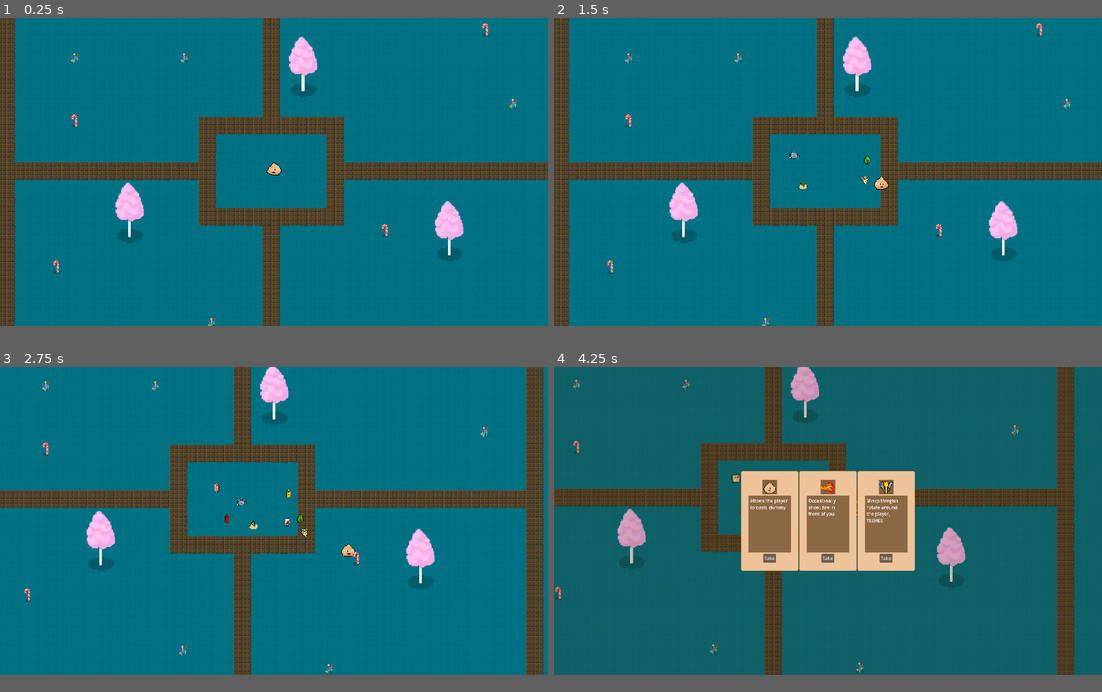
Above: before the commit, frames 1-4 (two rows, left to right).
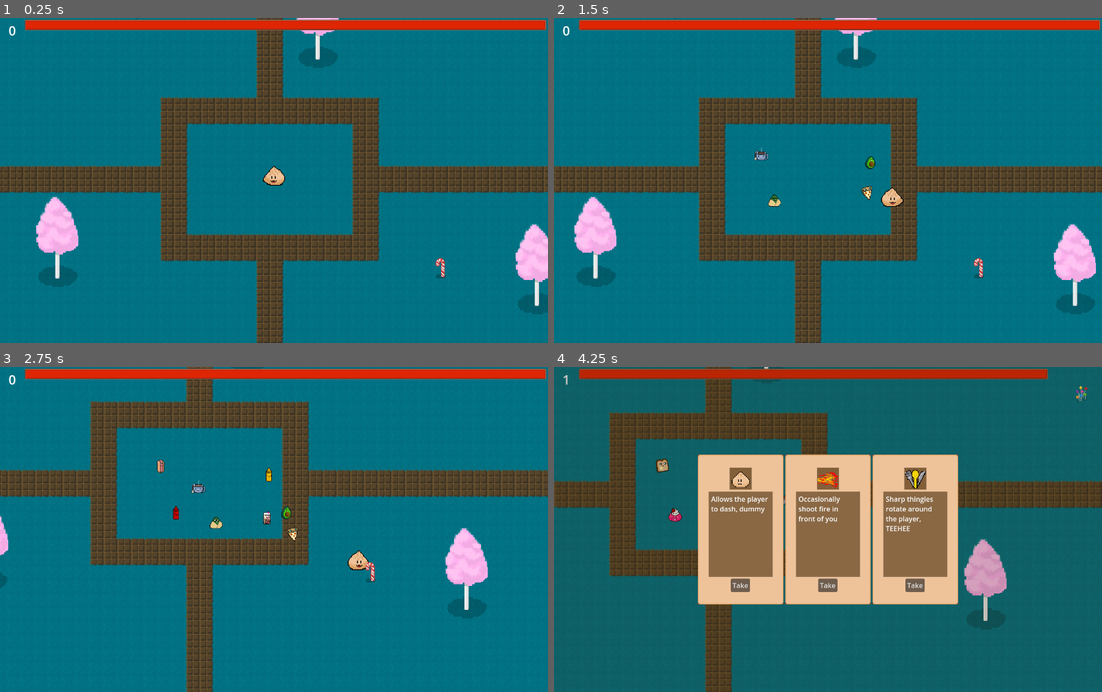
Above: after the commit, the same moments.

Repository: SteamedKoko/Gluttony
Game: Godot game, scene res://scenes/arena/arena.tscn
Two runs of this game, one before a commit and one after it. Both use one fixed random seed, a clock stepped at 60 frames per second and the inputs below.
Inputs:
- Up to frame 1 (0.25 s): no input
- Up to frame 2 (1.5 s): tap Enter at 0.5 s; hold F (right) 0.53-1.28 s; hold J (dash) 0.53-1.28 s; hold Down (down) from 1.28 s (still down); tap J (dash) at 1.35 s
- Up to frame 3 (2.75 s): release Down (down) at 2.03 s; hold F (right) from 2.03 s (still down); hold J (dash) from 2.03 s (still down)
- Up to frame 4 (4.25 s): release F (right) at 2.78 s; release J (dash) at 2.78 s; hold Up (up) 2.78-3.53 s; tap J (dash) at 2.85 s; hold S (left) from 3.53 s (still down); hold J (dash) from 3.53 s (still down)
In our replay, the window is 800x450 before the commit and 800x475 after it. These sizes can differ from the game's own. Grey fills any space a smaller window leaves; there, only what the larger window draws over its background counts as a difference.

The runs differ from the first frame. In frame 1, 28% of the frame differs, in the area x 0-100%, y 0-100%; in frame 2, 29%; in frame 3, 30%; in frame 4, 36%.

Commit message:
feat: health bar, level label, dash invulnerability

Diff:
--- a/components/health/health.gd
+++ b/components/health/health.gd
@@ -1,20 +1,25 @@
 class_name Health
 extends Node
 
-@export var max_health: float
+@export var max_health: int
 
-@onready var health: float = max_health
+@onready var current_max_health: int = max_health
+@onready var health: int = max_health
 
-signal health_delpleted()
+signal health_changed()
+signal health_depleted()
 
 
-func take_health(amount_to_decrease: float):
-	health = maxf(0, health - amount_to_decrease)
+func take_health(amount_to_decrease: int):
+	health = max(0, health - amount_to_decrease)
+	health_changed.emit()
 	if health == 0:
-		health_delpleted.emit()
+		health_depleted.emit()
 
 
-func take_max_health(amount_to_decrease: float):
-	max_health = maxf(1, max_health - amount_to_decrease)
-	if health > max_health:
-		health = max_health
+func take_max_health(amount_to_decrease: int):
+	current_max_health = max(1, current_max_health - amount_to_decrease)
+	if health > current_max_health:
+		health = current_max_health
+
+	health_changed.emit()
--- a/components/hurt_box/hurt_box.gd
+++ b/components/hurt_box/hurt_box.gd
@@ -9,7 +9,12 @@
 signal took_damage(dmg)
 signal got_knocked_back(knockback)
 
+var is_invul: bool = false
+
 func try_receive_damage(damage: float, knockback: float) -> bool:
+	if is_invul:
+		return false
+
 	health.take_health(damage)
 	took_damage.emit(damage)
 
@@ -20,6 +25,9 @@
 
 
 func try_receive_continuous_damage(damage: float, knockback: float, dmg_cooldown: float, key: String) -> bool:
+	if is_invul:
+		return false
+
 	if damage_source_dictionary.has(key):
 		return false
 
--- a/entities/damage_display/damage_display.gd
+++ b/entities/damage_display/damage_display.gd
@@ -1,12 +1,14 @@
 extends Node2D
+
+@export var damage_number_color: Color = '#FFF'
 
 var hurt_box: HurtBox
 
 func _ready() -> void:
-    hurt_box = get_parent().get_node("HurtBox")
-    hurt_box.took_damage.connect(spawn_damage)
+	hurt_box = get_parent().get_node("HurtBox")
+	hurt_box.took_damage.connect(spawn_damage)
 
 
-func spawn_damage(damage: float):
-    if(hurt_box):
-        DamageNumber.display_damage(damage, global_position)
+func spawn_damage(damage: int):
+	if(hurt_box):
+		DamageNumber.display_damage(damage, global_position, damage_number_color)
--- a/entities/monsters/base_monster.gd
+++ b/entities/monsters/base_monster.gd
@@ -1,15 +1,20 @@
 class_name BaseMonster
 extends CharacterBody2D
 
-@onready var player = get_tree().get_first_node_in_group("player")
-@onready var soft_collision = $SoftCollision
 
 @export var push_strength = 800
 @export var move_speed: float = 100
 @export var acceleration: float = 300
 
+@onready var player = get_tree().get_first_node_in_group("player")
+@onready var soft_collision = $SoftCollision
+@onready var health: Health = $Health
+
 var move_speed_mult = 4
 var _exp_value: float = 10
+
+func _ready() -> void:
+	health.health_depleted.connect(perish)
 
 func _physics_process(_delta: float) -> void:
 	move_monster(_delta)
--- a/entities/monsters/consumable_monster.tscn
+++ b/entities/monsters/consumable_monster.tscn
@@ -27,7 +27,7 @@
 
 [node name="Attack" parent="." instance=ExtResource("3_8t66q")]
 collision_mask = 8
-damage = 1.0
+damage = 5.0
 
 [node name="CollisionShape2D" type="CollisionShape2D" parent="Attack"]
 shape = SubResource("RectangleShape2D_8t66q")
@@ -41,7 +41,7 @@
 shape = SubResource("RectangleShape2D_8t66q")
 
 [node name="Health" parent="." instance=ExtResource("5_fcyur")]
-max_health = 50.0
+max_health = 50
 
 [node name="DamageDisplay" parent="." instance=ExtResource("6_te0qj")]
 position = Vector2(0, -30)
@@ -50,4 +50,3 @@
 
 [connection signal="dealt_damage" from="Attack" to="." method="_on_attack_dealt_damage"]
 [connection signal="got_knocked_back" from="HurtBox" to="Knockback" method="_on_hurt_box_got_knocked_back"]
-[connection signal="health_delpleted" from="Health" to="." method="_on_health_health_delpleted"]
--- a/entities/player/player.gd
+++ b/entities/player/player.gd
@@ -2,9 +2,8 @@
 extends CharacterBody2D
 
 @export var speed: float = 250
-@export var max_hp: float = 100
 @export var damage_modifier: float = 1
-@export var max_health_lost_per_level: float = 10
+@export var max_health_lost_per_level: int = 10
 
 @export var exp_per_level: float = 10
 @export var exp_scaling: float = 3
@@ -12,6 +11,7 @@
 
 @onready var sprite: AnimatedSprite2D = $AnimatedSprite2D
 @onready var health: Health = $Health
+@onready var hurt_box: HurtBox = $HurtBox
 
 enum state {
 	DASH,
@@ -28,7 +28,7 @@
 		if current_exp > next_level_experience:
 			level_up()
 
-var current_level: float = 0
+var current_level: int = 0
 var next_level_experience: float = 10
 
 var is_facing_left: bool = true
--- a/entities/player/player.tscn
+++ b/entities/player/player.tscn
@@ -51,7 +51,7 @@
 shape = SubResource("RectangleShape2D_abrql")
 
 [node name="Health" parent="." instance=ExtResource("4_bls4j")]
-max_health = 100.0
+max_health = 100
 
 [node name="AnimatedSprite2D" type="AnimatedSprite2D" parent="."]
 scale = Vector2(0.2, 0.2)
@@ -60,8 +60,7 @@
 
 [node name="DamageDisplay" parent="." instance=ExtResource("5_fkugw")]
 position = Vector2(0, -48.42)
+damage_number_color = Color(0.787735, 0.195361, 0.14193, 1)
 
 [node name="FirePosition" type="Node2D" parent="."]
 position = Vector2(-5, 4)
-
-[connection signal="health_delpleted" from="Health" to="." method="_on_health_health_delpleted"]
--- a/entities/skills/dash/dash.gd
+++ b/entities/skills/dash/dash.gd
@@ -19,7 +19,9 @@
 		var direction = Input.get_vector("left", "right", "up", "down").normalized()
 		player.velocity = direction * dash_velocity
 		dash_cooldown_timer.start()
+		player.hurt_box.is_invul = true
 		await get_tree().create_timer(dash_timer_seconds).timeout
+		player.hurt_box.is_invul = false
 		player.player_state = player.state.CHILLIN
 
 func _physics_process(_delta: float) -> void:
--- a/entities/skills/lightning/lightning.gd
+++ b/entities/skills/lightning/lightning.gd
@@ -35,4 +35,3 @@
 	attack.damage = ceil(attack.damage * damage_multiplyer)
 	attack.knockback = ceil(attack.knockback * knockback_multiplyer)
 	scale *=  size_multiplyer
-	print(scale)
--- a/globals/damage_number.gd
+++ b/globals/damage_number.gd
@@ -1,12 +1,11 @@
 extends Node
 
-const FONT_COLOR: Color = "#FFF"
 const OUTLINE_COLOR: Color = "#000"
 const FONT_SIZE: int = 18
 const OUTLINE_SIZE: int = 2
 
 
-func display_damage(amount: int, position: Vector2):
+func display_damage(amount: int, position: Vector2, font_color: Color):
 	var number: Label = Label.new()
 	number.text = str(amount)
 	number.z_index = 5
@@ -14,7 +13,7 @@
 
 	number.label_settings = LabelSettings.new()
 
-	number.label_settings.font_color = FONT_COLOR
+	number.label_settings.font_color = font_color
 	number.label_settings.font_size = FONT_SIZE
 	number.label_settings.outline_color = OUTLINE_COLOR
 	number.label_settings.outline_size = OUTLINE_SIZE
--- a/project.godot
+++ b/project.godot
@@ -24,8 +24,8 @@
 
 [display]
 
-window/size/viewport_width=1920
-window/size/viewport_height=1080
+window/size/viewport_width=1280
+window/size/viewport_height=760
 window/stretch/mode="viewport"
 window/stretch/aspect="expand"
 window/dpi/allow_hidpi=false
--- a/scenes/arena/arena.tscn
+++ b/scenes/arena/arena.tscn
@@ -1,9 +1,11 @@
-[gd_scene load_steps=5 format=4 uid="uid://gwslf667jj30"]
+[gd_scene load_steps=7 format=4 uid="uid://gwslf667jj30"]
 
 [ext_resource type="TileSet" uid="uid://cm8jf80i4ndxv" path="res://scenes/tileset/overworld.tres" id="1_asdgj"]
 [ext_resource type="PackedScene" uid="uid://cetseqdkeuyvr" path="res://entities/player/player.tscn" id="3_5tue2"]
 [ext_resource type="PackedScene" uid="uid://c2rh1w6xsy484" path="res://entities/spawner/spawner.tscn" id="3_aj7ud"]
 [ext_resource type="PackedScene" uid="uid://co6ketbnvk6rd" path="res://ui/level_up_menu/level_up_menu.tscn" id="4_aj7ud"]
+[ext_resource type="PackedScene" uid="uid://cwvcdouwcxna2" path="res://ui/health_bar/health_bar.tscn" id="5_asdgj"]
+[ext_resource type="PackedScene" uid="uid://bxievinm2sb74" path="res://ui/level_label/level_label.tscn" id="5_jx0ua"]
 
 [node name="Arena" type="Node2D"]
 y_sort_enabled = true
@@ -62,5 +64,43 @@
 position = Vector2(1489, 1715)
 
 [node name="Popup" type="CanvasLayer" parent="."]
+layer = 5
 
 [node name="LevelUpMenu" parent="Popup" instance=ExtResource("4_aj7ud")]
+
+[node name="HUD" type="CanvasLayer" parent="."]
+
+[node name="MarginContainer" type="MarginContainer" parent="HUD"]
+anchors_preset = 15
+anchor_right = 1.0
+anchor_bottom = 1.0
+grow_horizontal = 2
+grow_vertical = 2
+size_flags_horizontal = 3
+size_flags_vertical = 3
+theme_override_constants/margin_left = 4
+theme_override_constants/margin_top = 4
+theme_override_constants/margin_right = 4
+theme_override_constants/margin_bottom = 4
+
+[node name="HBoxContainer" type="HBoxContainer" parent="HUD/MarginContainer"]
+layout_mode = 2
+
+[node name="MarginContainer" type="MarginContainer" parent="HUD/MarginContainer/HBoxContainer"]
+custom_minimum_size = Vector2(50, 50)
+layout_mode = 2
+size_flags_vertical = 0
+
+[node name="LevelLabel" parent="HUD/MarginContainer/HBoxContainer/MarginContainer" instance=ExtResource("5_jx0ua")]
+layout_mode = 2
+size_flags_horizontal = 0
+size_flags_vertical = 0
+
+[node name="VBoxContainer" type="VBoxContainer" parent="HUD/MarginContainer/HBoxContainer"]
+layout_mode = 2
+size_flags_horizontal = 3
+
+[node name="HealthBar2" parent="HUD/MarginContainer/HBoxContainer/VBoxContainer" instance=ExtResource("5_asdgj")]
+custom_minimum_size = Vector2(0, 25)
+layout_mode = 2
+size_flags_vertical = 4
--- /dev/null
+++ b/ui/exp_bar/exp_bar.tscn
@@ -0,0 +1,14 @@
+[gd_scene format=3 uid="uid://b5pj8jbpfq6hj"]
+
+[node name="ExpBar" type="Control"]
+layout_mode = 3
+anchors_preset = 15
+anchor_right = 1.0
+anchor_bottom = 1.0
+grow_horizontal = 2
+grow_vertical = 2
+
+[node name="TextureProgressBar" type="TextureProgressBar" parent="."]
+layout_mode = 0
+offset_right = 40.0
+offset_bottom = 40.0
--- /dev/null
+++ b/ui/health_bar/health_bar.gd
@@ -0,0 +1,16 @@
+extends Control
+
+@onready var progressBar: TextureProgressBar = $MarginContainer/TextureProgressBar
+@onready var health: Health = GameManager.player.health
+
+#listen for signal of hp changing, update vals
+func _ready() -> void:
+	health.health_changed.connect(update_health_bar)
+	update_health_bar()
+
+func update_health_bar():
+	var new_width: float = (float(health.current_max_health) / float(health.max_health))
+	scale = Vector2(new_width, 1)
+	print("max health: %s, current max: %s, current health: %s" % [health.max_health, health.current_max_health, health.health])
+	progressBar.max_value = health.current_max_health
+	progressBar.value = health.health
--- /dev/null
+++ b/ui/health_bar/health_bar.tscn
@@ -0,0 +1,34 @@
+[gd_scene load_steps=4 format=3 uid="uid://cwvcdouwcxna2"]
+
+[ext_resource type="Script" uid="uid://cdosost5y6b4i" path="res://ui/health_bar/health_bar.gd" id="1_inpbh"]
+[ext_resource type="Texture2D" uid="uid://dw3kien1hws13" path="res://ui/health_bar/sprites/healthbar_under.png" id="1_s65ys"]
+[ext_resource type="Texture2D" uid="uid://de0w38ivey2yd" path="res://ui/health_bar/sprites/healthbar_progress.png" id="2_inpbh"]
+
+[node name="HealthBar" type="Control"]
+layout_mode = 3
+anchors_preset = 15
+anchor_right = 1.0
+anchor_bottom = 1.0
+grow_horizontal = 2
+grow_vertical = 2
+size_flags_horizontal = 3
+script = ExtResource("1_inpbh")
+
+[node name="MarginContainer" type="MarginContainer" parent="."]
+custom_minimum_size = Vector2(0, 25)
+layout_mode = 1
+anchors_preset = 10
+anchor_right = 1.0
+offset_bottom = 8.0
+grow_horizontal = 2
+
+[node name="TextureProgressBar" type="TextureProgressBar" parent="MarginContainer"]
+layout_mode = 2
+value = 50.0
+nine_patch_stretch = true
+stretch_margin_left = 4
+stretch_margin_top = 4
+stretch_margin_right = 4
+stretch_margin_bottom = 4
+texture_under = ExtResource("1_s65ys")
+texture_progress = ExtResource("2_inpbh")
--- /dev/null
+++ b/ui/level_label/level_label.gd
@@ -0,0 +1,10 @@
+extends Control
+
+@onready var label: RichTextLabel = $RichTextLabel
+
+func _ready() -> void:
+    GameManager.player.leveled_up.connect(adjust_level)
+    adjust_level()
+
+func adjust_level() -> void:
+    label.text = str(GameManager.player.current_level)
--- /dev/null
+++ b/ui/level_label/level_label.tscn
@@ -0,0 +1,19 @@
+[gd_scene load_steps=2 format=3 uid="uid://bxievinm2sb74"]
+
+[ext_resource type="Script" uid="uid://dsixisqmmpfr7" path="res://ui/level_label/level_label.gd" id="1_125g3"]
+
+[node name="LevelLabel" type="Control"]
+layout_mode = 3
+anchors_preset = 15
+anchor_right = 1.0
+anchor_bottom = 1.0
+grow_horizontal = 2
+grow_vertical = 2
+script = ExtResource("1_125g3")
+
+[node name="RichTextLabel" type="RichTextLabel" parent="."]
+custom_minimum_size = Vector2(50, 50)
+theme_override_font_sizes/normal_font_size = 30
+text = "10"
+horizontal_alignment = 1
+vertical_alignment = 1
Not shown, added: ui/health_bar/health_bar.gd.uid
Binary file added: ui/health_bar/sprites/healthbar_progress.png
Not shown, added: ui/health_bar/sprites/healthbar_progress.png.import
Binary file added: ui/health_bar/sprites/healthbar_under.png
Not shown, added: ui/health_bar/sprites/healthbar_under.png.import
Not shown, added: ui/level_label/level_label.gd.uid
